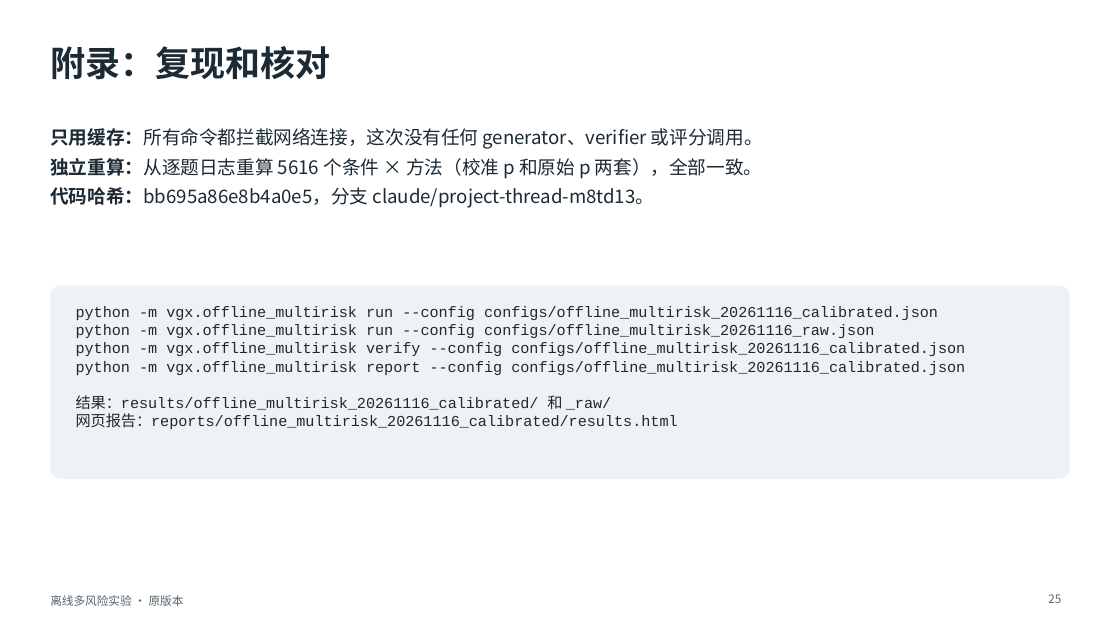
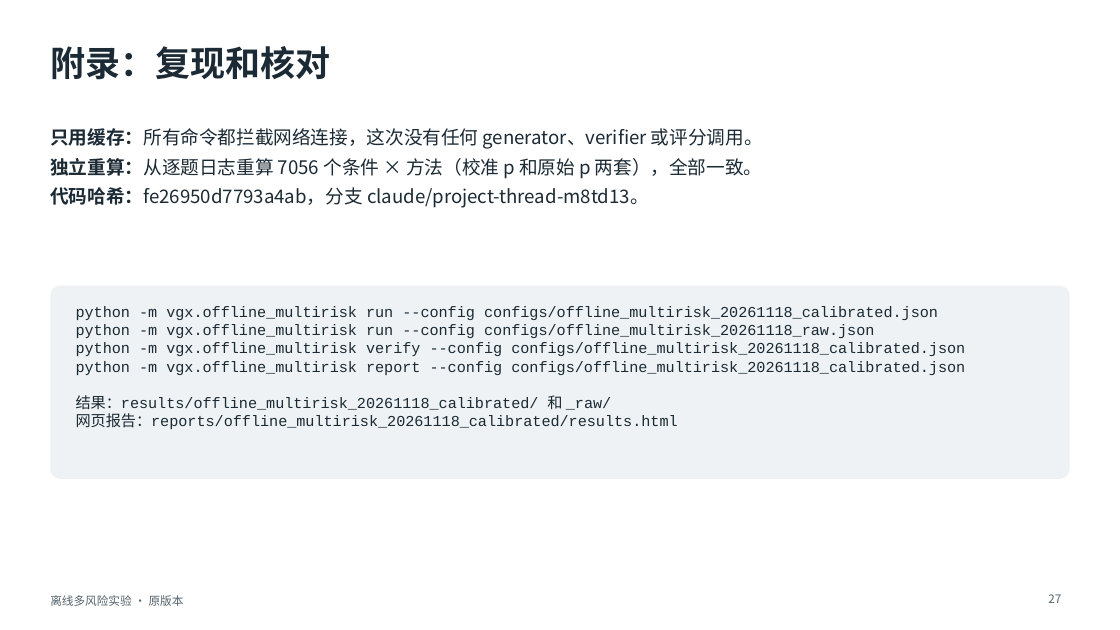
Before and after one commit to toz015/verification_generation_experiment, a slide deck: slide 27 of reports/offline_multirisk_20261116_calibrated/deck/离线多风险实验_原版本.pptx (slide 25 before the commit). Drawn at 1120x630 pixels with LibreOffice and Linux fonts; fonts in the diff are those of the drawing. Boxes give left, top, right and bottom in pixels: in the first picture for what was removed or moved away, otherwise in the second. Text is boxed around its words. In the diff, an @@ line names an element or a change of style, - is before the commit and + after.

```diff
--- a/reports/offline_multirisk_20261116_calibrated/deck/离线多风险实验_原版本.pptx
+++ b/reports/offline_multirisk_20261116_calibrated/deck/离线多风险实验_原版本.pptx
@@ text at (50,158,762,208): text changed @@
-独立重算：从逐题日志重算 5616 个条件 × 方法（校准 p 和原始 p 两套），全部一致。
-代码哈希：bb695a86e8b4a0e5，分支 claude/project-thread-m8td13。
+独立重算：从逐题日志重算 7056 个条件 × 方法（校准 p 和原始 p 两套），全部一致。
+代码哈希：fe26950d7793a4ab，分支 claude/project-thread-m8td13。
@@ text at (76,306,965,429): text changed @@
-python -m vgx.offline_multirisk run --config configs/offline_multirisk_20261116_calibrated.json
-python -m vgx.offline_multirisk run --config configs/offline_multirisk_20261116_raw.json
-python -m vgx.offline_multirisk verify --config configs/offline_multirisk_20261116_calibrated.json
-python -m vgx.offline_multirisk report --config configs/offline_multirisk_20261116_calibrated.json
-结果：results/offline_multirisk_20261116_calibrated/ 和 _raw/
-网页报告：reports/offline_multirisk_20261116_calibrated/results.html
+python -m vgx.offline_multirisk run --config configs/offline_multirisk_20261118_calibrated.json
+python -m vgx.offline_multirisk run --config configs/offline_multirisk_20261118_raw.json
+python -m vgx.offline_multirisk verify --config configs/offline_multirisk_20261118_calibrated.json
+python -m vgx.offline_multirisk report --config configs/offline_multirisk_20261118_calibrated.json
+结果：results/offline_multirisk_20261118_calibrated/ 和 _raw/
+网页报告：reports/offline_multirisk_20261118_calibrated/results.html
@@ page number at (1048,594,1061,603): text changed @@
-25
+27
```
Also in this commit, not shown: 8 other slides changed, 5 slides added, 3 slides removed, 4 other files.
